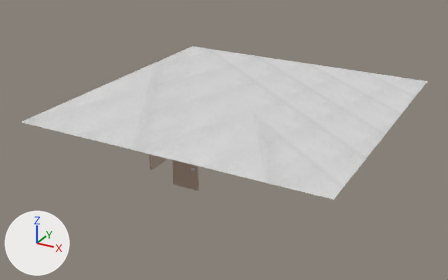
The glTF model door.glb: old version first, new version second.
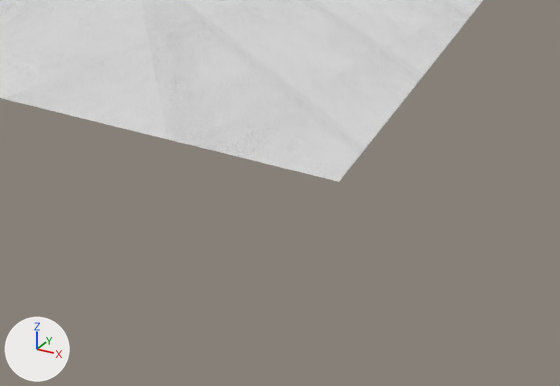
Old and new are each drawn whole from a 50 mm camera at (29.2, -57.0, 30.3) aimed at (-1.5, -1.3, 2.4) and again close up on the part from 45% to 94% of the width and 46% to 100% of the height. Every picture has the same lights, and +X, +Y and +Z are marked at lower left. Where no turn or scale is listed for an object, it has been applied to the vertices.
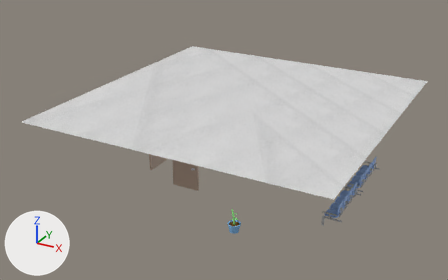
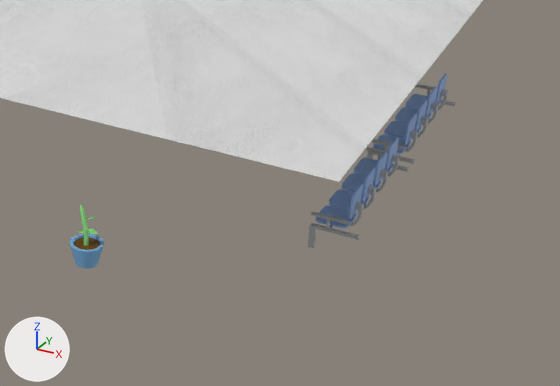
Scene script edits in JSON lines:
```json
{"op": "add", "block": "mat_material_110", "code": ["mat_material_110 = principled_material('Material.110')", "mat_material_110.base_color = (0.415, 0.415, 0.415)  # grey #acacac"]}
{"op": "add", "block": "mat_material_108", "code": ["mat_material_108 = principled_material('Material.108')", "mat_material_108.base_color = (0.277, 0.446, 0.8)  # blue #90b2e7"]}
{"op": "add", "block": "mat_material_109", "code": ["mat_material_109 = principled_material('Material.109')", "mat_material_109.base_color = (0.446, 0.446, 0.446)  # grey #b2b2b2"]}
{"op": "add", "block": "mat_material_106", "code": ["mat_material_106 = principled_material('Material.106')", "mat_material_106.base_color = (0.287, 0.8, 0.24)  # green #92e786"]}
{"op": "add", "block": "mat_material_091", "code": ["mat_material_091 = principled_material('Material.091')", "mat_material_091.base_color = (0.159, 0.0673, 0.0)  # brown #6f4900"]}
{"op": "add", "block": "mat_material_107", "code": ["mat_material_107 = principled_material('Material.107')", "mat_material_107.base_color = (0.214, 0.476, 0.8)  # blue #7fb7e7"]}
{"op": "add", "block": "me_cube_002", "code": ["me_cube_002 = bpy.data.meshes.new('Cube.002')", "me_cube_002.from_pydata(...)  # 1160 vertices, 2248 faces; spans x -1.12..0.75, y -2.94..9.42, z -1.66..0.72", "# faces by material slot: [1136, 976, 136]", "me_cube_002.materials.append(mat_material_108)  # blue #90b2e7", "me_cube_002.materials.append(mat_material_109)  # grey #b2b2b2", "me_cube_002.materials.append(mat_material_110)  # grey #acacac"]}
{"op": "add", "block": "me_cylinder_001", "code": ["me_cylinder_001 = bpy.data.meshes.new('Cylinder.001')", "me_cylinder_001.from_pydata(...)  # 160 vertices, 316 faces; spans x -0.61..0.61, y -0.61..0.61, z -0.41..1.82", "# faces by material slot: [166, 36, 114]", "me_cylinder_001.materials.append(mat_material_107)  # blue #7fb7e7", "me_cylinder_001.materials.append(mat_material_091)  # brown #6f4900", "me_cylinder_001.materials.append(mat_material_106)  # green #92e786"]}
{"op": "add", "block": "ob_cube_010", "code": ["ob_cube_010 = bpy.data.objects.new('Cube.010', me_cube_002)", "ob_cube_010.location = (14.31, -6.4, 1.67)"]}
{"op": "add", "block": "ob_cylinder_001", "code": ["ob_cylinder_001 = bpy.data.objects.new('Cylinder.001', me_cylinder_001)", "ob_cylinder_001.location = (6.63, -14.14, 0.41)"]}
```

Changed parts and their boxes (x1, y1, x2, y2) in the close-ups (560 x 386 px):
```json
{"object": "Cube.010", "change": "added", "after": [308, 74, 456, 248], "on screen": "blue", "faces in mat_material_108 (blue #90b2e7)": [316, 74, 447, 228], "faces in mat_material_109 (grey #b2b2b2)": [308, 89, 456, 248], "faces in mat_material_110 (grey #acacac)": [310, 84, 434, 224]}
{"object": "Cylinder.001", "change": "added", "after": [70, 205, 104, 269], "on screen": "blue", "faces in mat_material_107 (blue #80b7e7)": [70, 234, 104, 269], "faces in mat_material_106 (green #92e786)": [77, 205, 98, 246], "faces in mat_material_091 (brown #6f4900)": [74, 238, 100, 250]}
```
